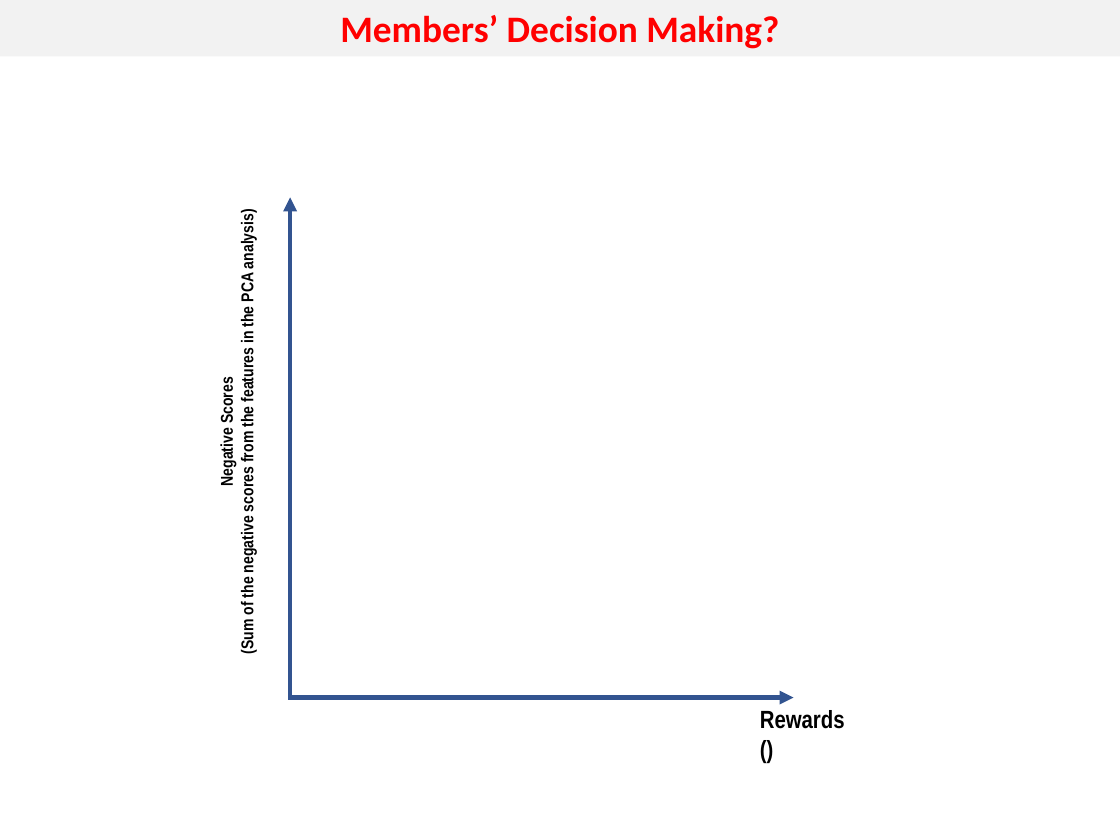
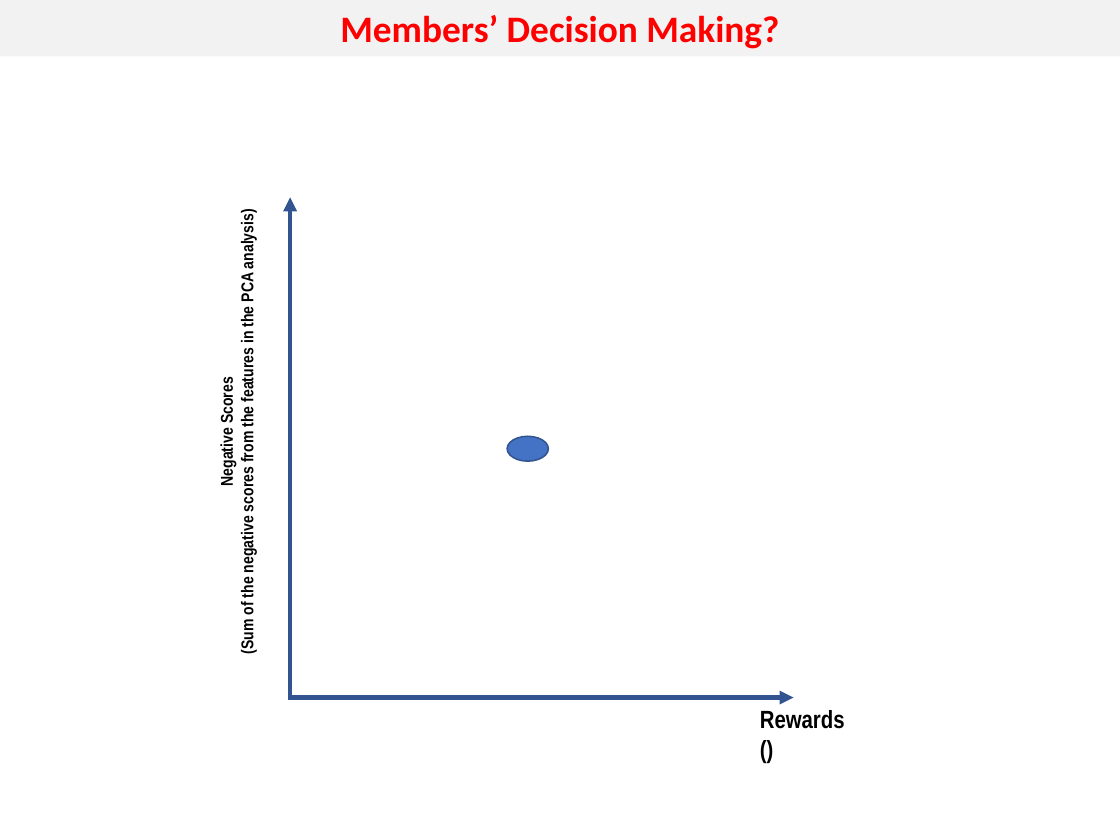
Before and after one commit to simonyhong/Documents, a slide deck: slide 4 of IDEA_Star.pptx. Drawn at 1120x840 pixels with LibreOffice and Linux fonts; fonts in the diff are those of the drawing. Boxes give left, top, right and bottom in pixels: in the first picture for what was removed or moved away, otherwise in the second. Text is boxed around its words. In the diff, an @@ line names an element or a change of style, - is before the commit and + after.

Commit message:
IDEA doc

```diff
--- a/IDEA_Star.pptx
+++ b/IDEA_Star.pptx
@@ ellipse added at [507,437,549,461], fill #4472C4, outline #325491 1 pt @@
```
